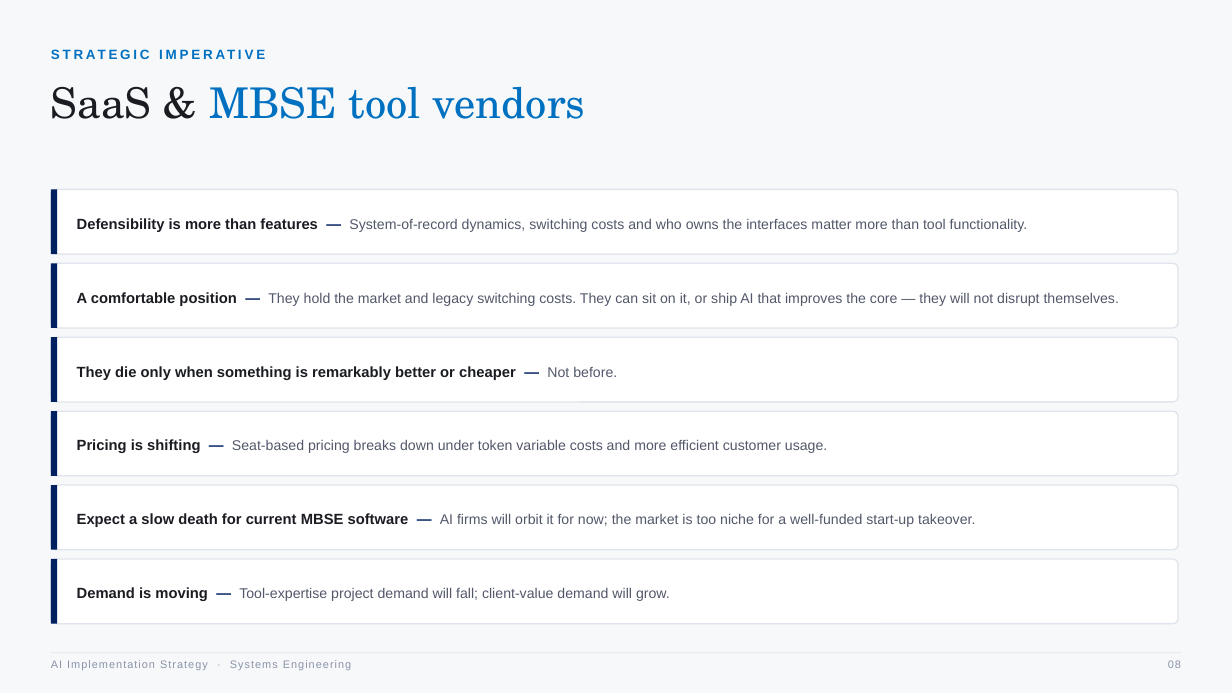
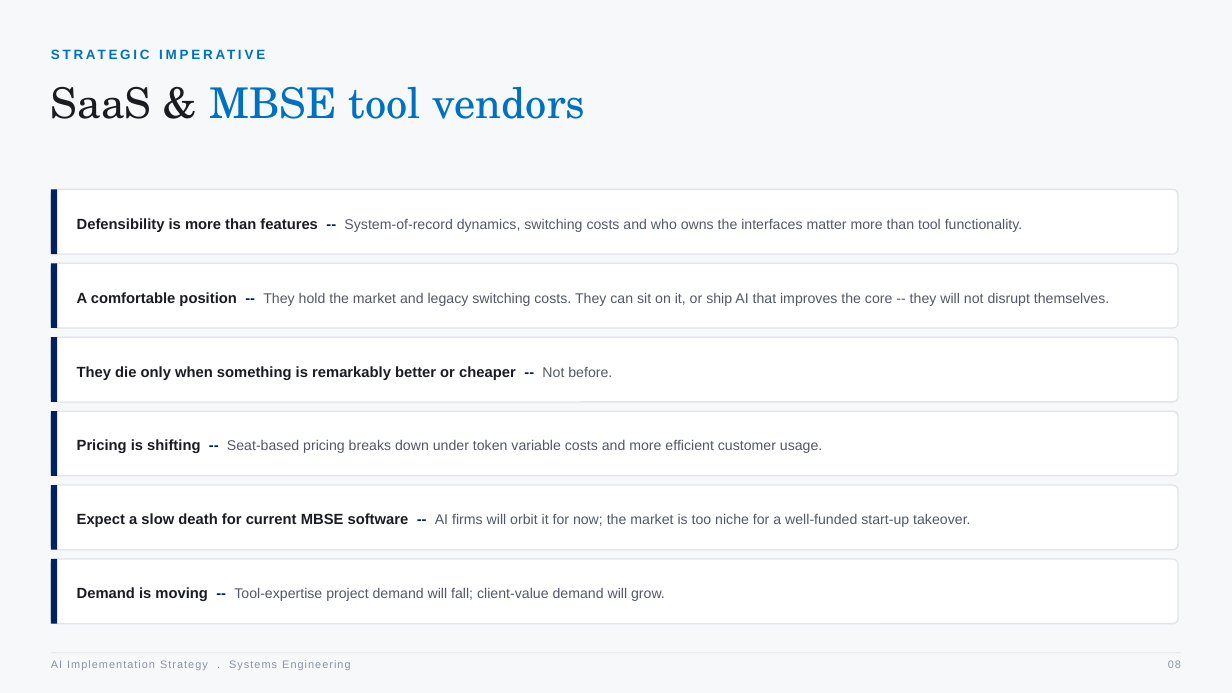
Before and after one commit to betodon96-svg/sai-workflow-app, a slide deck: slide 8 of AI_Implementation_Strategy_SE_Workshop.pptx. Drawn at 1232x693 pixels with LibreOffice and Linux fonts; fonts in the diff are those of the drawing. Boxes give left, top, right and bottom in pixels: in the first picture for what was removed or moved away, otherwise in the second. Text is boxed around its words. In the diff, an @@ line names an element or a change of style, - is before the commit and + after.

```diff
--- a/AI_Implementation_Strategy_SE_Workshop.pptx
+++ b/AI_Implementation_Strategy_SE_Workshop.pptx
@@ text at box(77, 218, 1023, 232): text changed @@
-Defensibility is more than features — System-of-record dynamics, switching costs and who owns the interfaces matter more than tool functionality.
+Defensibility is more than features -- System-of-record dynamics, switching costs and who owns the interfaces matter more than tool functionality.
@@ text at box(77, 292, 1109, 306): text changed @@
-A comfortable position — They hold the market and legacy switching costs. They can sit on it, or ship AI that improves the core — they will not disrupt themselves.
+A comfortable position -- They hold the market and legacy switching costs. They can sit on it, or ship AI that improves the core -- they will not disrupt themselves.
@@ text at box(77, 366, 612, 380): text changed @@
-They die only when something is remarkably better or cheaper — Not before.
+They die only when something is remarkably better or cheaper -- Not before.
@@ text at box(77, 439, 822, 453): text changed @@
-Pricing is shifting — Seat-based pricing breaks down under token variable costs and more efficient customer usage.
+Pricing is shifting -- Seat-based pricing breaks down under token variable costs and more efficient customer usage.
@@ text at box(77, 513, 970, 527): text changed @@
-Expect a slow death for current MBSE software — AI firms will orbit it for now; the market is too niche for a well-funded start-up takeover.
+Expect a slow death for current MBSE software -- AI firms will orbit it for now; the market is too niche for a well-funded start-up takeover.
@@ text at box(77, 587, 665, 601): text changed @@
-Demand is moving — Tool-expertise project demand will fall; client-value demand will grow.
+Demand is moving -- Tool-expertise project demand will fall; client-value demand will grow.
@@ text at box(51, 660, 350, 670): text changed @@
-AI Implementation Strategy · Systems Engineering
+AI Implementation Strategy . Systems Engineering
```
Also in this commit, not shown: 19 other slides changed, 5 slides added, 1 slide removed.
